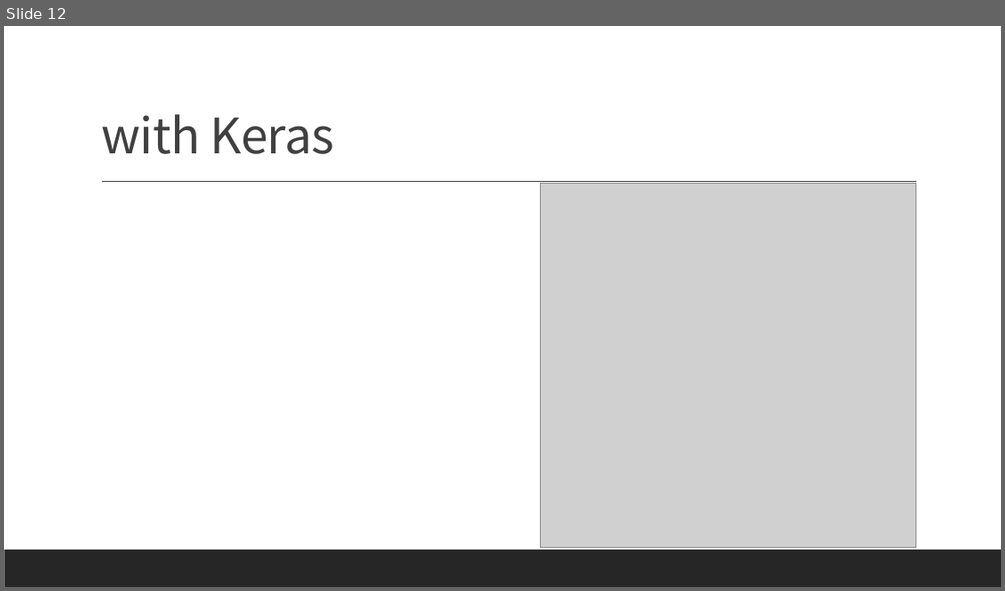
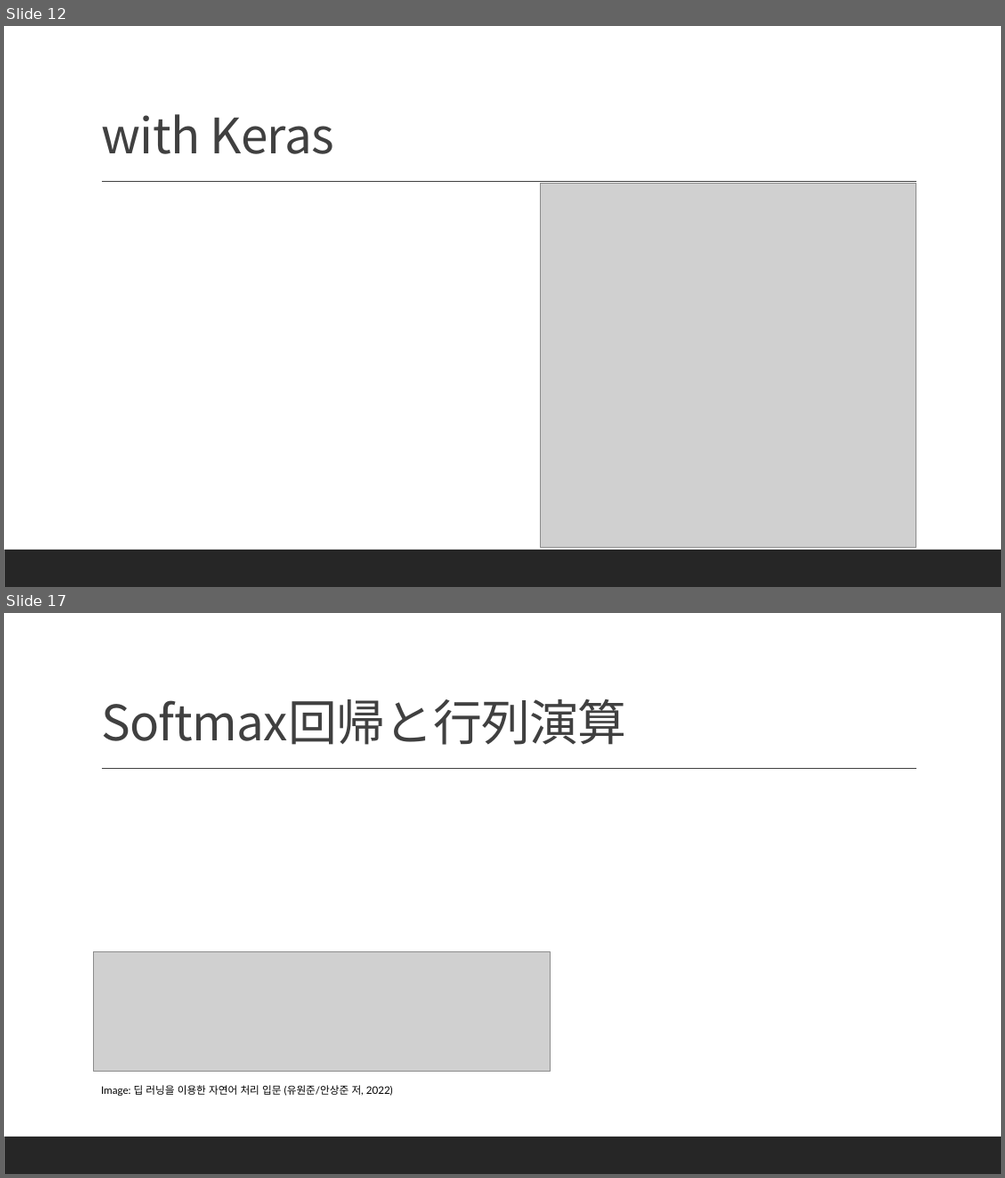
Before and after one commit to Sion1225/Study-Deeplearning-NLP, a slide deck: Presentation/ppt 6.pptx. Shown one above the other, each under a label of ours: slide 12 before the commit, slides 12 and 17 after it; the slides between them are not shown. The pictures are 1005x591 and 1005x1178 pixels, drawn with LibreOffice and Linux fonts; fonts in the diff are those of the drawing; grey boxes stand for pictures. Boxes give left, top, right and bottom in pixels: in the first picture for what was removed or moved away, otherwise in the second. Text is boxed around its words. In the diff, an @@ line names an element or a change of style, - is before the commit and + after.

```diff
--- a/Presentation/ppt 6.pptx
+++ b/Presentation/ppt 6.pptx
@@ slide 17 added at [4,613,1001,1174], background #FFFFFF; not listed: 2 template elements that a slide beside it also shows @@
@@ title added at [101,699,626,745], 47 pt, text #404040 @@
+Softmax回帰と行列演算
@@ picture added at [94,952,550,1070] @@
@@ text added at [101,1085,393,1095], 10 pt, text #000000 @@
+Image: 딥 러닝을 이용한 자연어 처리 입문 (유원준/안상준 저, 2022)
```
Also in this commit, not shown: 7 other slides added, 1 other file.
